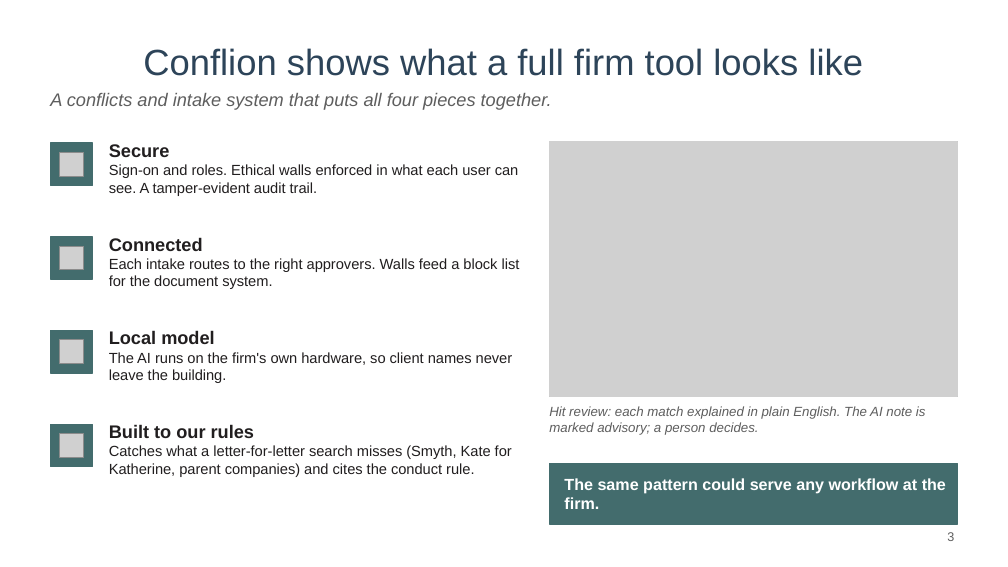
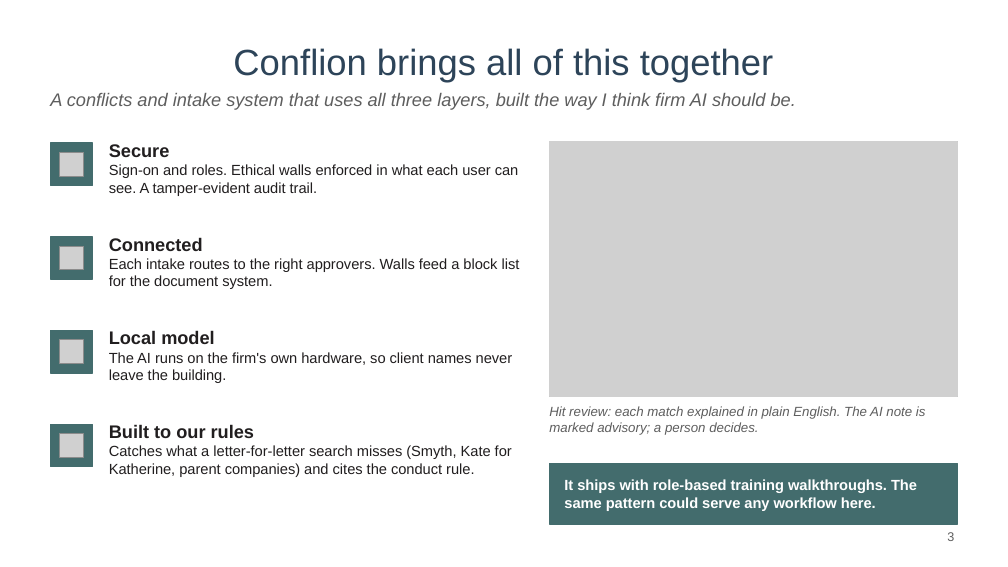
Before and after one commit to mylesparslow-collab/legal-portfolio, a slide deck: slide 3 of downloads/AI-ideas-Myles-Parslow.pptx. Drawn at 1008x567 pixels with LibreOffice and Linux fonts; fonts in the diff are those of the drawing; grey boxes stand for pictures. Boxes give left, top, right and bottom in pixels: in the first picture for what was removed or moved away, otherwise in the second. Text is boxed around its words. In the diff, an @@ line names an element or a change of style, - is before the commit and + after.

```diff
--- a/downloads/AI-ideas-Myles-Parslow.pptx
+++ b/downloads/AI-ideas-Myles-Parslow.pptx
@@ title at (233,48,773,82): text changed @@
-Conflion shows what a full firm tool looks like
+Conflion brings all of this together
@@ text at (50,93,796,110): text changed @@
-A conflicts and intake system that puts all four pieces together.
+A conflicts and intake system that uses all three layers, built the way I think firm AI should be.
@@ text at (564,479,917,511): text changed; size 11.5 to 10.5 pt @@
-The same pattern could serve any workflow at the firm.
+It ships with role-based training walkthroughs. The same pattern could serve any workflow here.
```
Also in this commit, not shown: 3 other slides changed, 1 slide added, 1 slide removed.
